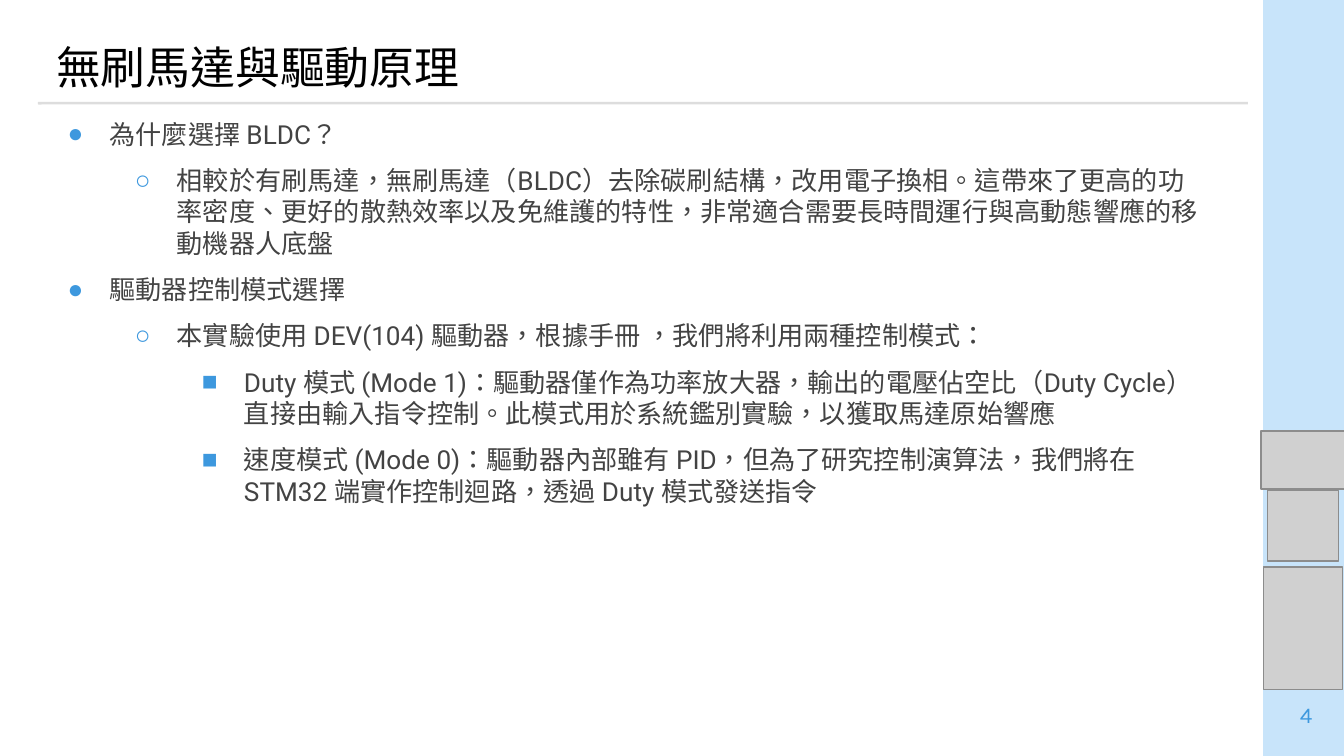
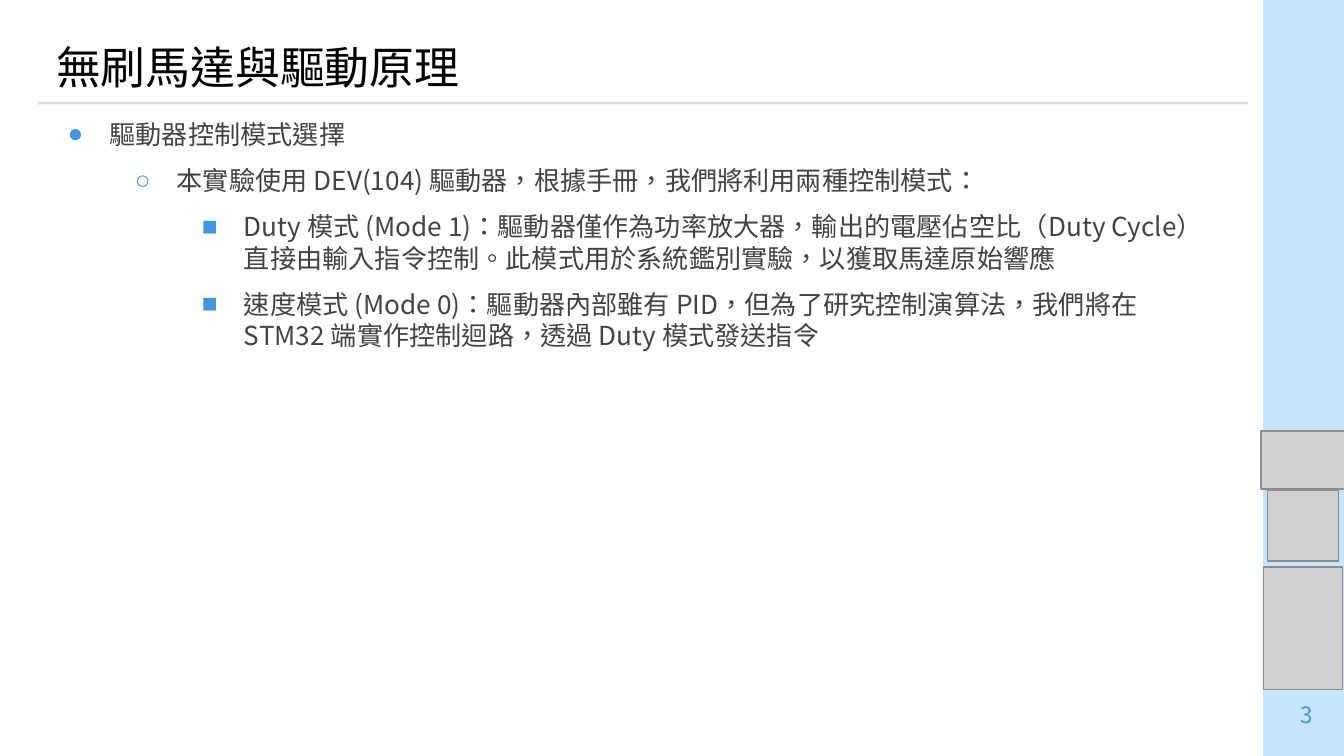
Before and after one commit to lego1002/lego_ws_in_RMML, a slide deck: slide 3 of meeting_ppt/meeting_report/20251229_lego.pptx (slide 4 before the commit). Drawn at 1344x756 pixels with LibreOffice and Linux fonts; fonts in the diff are those of the drawing; grey boxes stand for pictures. Boxes give left, top, right and bottom in pixels: in the first picture for what was removed or moved away, otherwise in the second. Text is boxed around its words. In the diff, an @@ line names an element or a change of style, - is before the commit and + after.

```diff
--- a/meeting_ppt/meeting_report/20251229_lego.pptx
+++ b/meeting_ppt/meeting_report/20251229_lego.pptx
@@ text at <box>110,122,1198,255</box>: paragraphs removed @@
-● 為什麼選擇 BLDC？
-  ○ 相較於有刷馬達，無刷馬達（BLDC）去除碳刷結構，改用電子換相。這帶來了更高的功率密度、更好的散熱效率以及免維護的特性，非常適合需要長時間運行與高動態響應的移動機器人底盤
@@ text at <box>110,122,1202,351</box>: font Roboto to Noto Sans CJK SC in "驅動器控制模式選擇", "Duty 模式 (Mode 1)：驅動器僅作為功率放大器，輸出的電壓佔空比（Duty Cycle）直接由輸入指令控制。此 ...", "速度模式 (Mode 0)：驅動器內部雖有 PID，但為了研究控制演算法，我們將在 STM32 端實作控制迴路，透過 D ..." @@
@@ text at <box>177,168,979,195</box>: text changed; font Roboto to Noto Sans CJK SC @@
-  ○ 本實驗使用 DEV(104) 驅動器，根據手冊 ，我們將利用兩種控制模式：
+  ○ 本實驗使用 DEV(104) 驅動器，根據手冊，我們將利用兩種控制模式：
@@ page number at <box>1300,706,1312,723</box>: text changed; font Karla to Noto Sans CJK SC @@
-4
+3
```
Also in this commit, not shown: 7 other slides changed, 1 slide removed.
